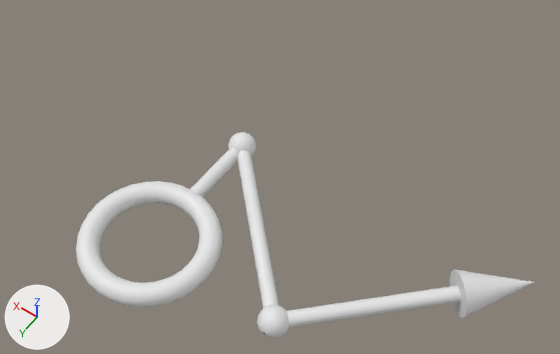
The OBJ model Assets/Modules/Azure/Assets/Arrows/Arrow-057.obj, before and after one commit.
Camera for both pictures: a camera (50 mm lens) standing at (-2.32, 1.79, 4.26) and looking at (-0.44, -0.85, 0.12). Every picture has the same lights, and +X, +Y and +Z are marked at lower left. Where no turn or scale is listed for an object, it has been applied to the vertices. Vertices at the same position are counted once.

In view in the first picture: 'Arrow-057'.
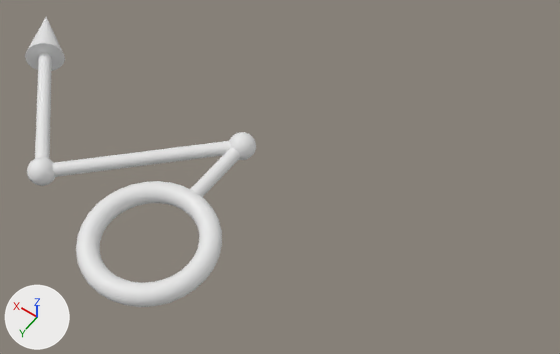
Edits to the scene script, one JSON object a line:
```json
{"block": "me_arrow_057", "where": "# used by ob_arrow_057; location = (0.0, 0.0, 0.0)"}
{"op": "remove", "block": "me_arrow_057", "code": "me_arrow_057.from_pydata(...)  # 3283 vertices, 3143 faces; spans x -2.18..0.47, y -1.18..0.47, z -0.15..0.15"}
{"op": "add", "block": "me_arrow_057", "code": "me_arrow_057.from_pydata(...)  # 3282 vertices, 3143 faces; spans x -0.47..2.18, y -1.18..0.47, z -0.15..0.15"}
{"block": "me_arrow_057", "change": "me_arrow_057 part 1: the loose piece of 64 vertices spanning x -2.04..-0.96, y -1.04..0.04, z -0.05..0.05 is turned 180 degrees about the y axis through the mesh origin"}
{"block": "me_arrow_057", "change": "me_arrow_057 part 2: the loose piece of 33 vertices spanning x -2.18..-1.72, y -1.18..-0.72, z -0.15..0.15 is turned -180 degrees about the y axis through the mesh origin"}
{"block": "me_arrow_057", "change": "me_arrow_057 part 3: a new loose piece of 1009 vertices spanning x 0.9..1.1, y -0.1..0.1, z -0.1..0.1"}
{"block": "me_arrow_057", "change": "me_arrow_057 part 4: the loose piece of 1010 vertices spanning x -1.1..-0.9, y -0.1..0.1, z -0.1..0.1 is deleted"}
{"block": "me_arrow_057", "change": "me_arrow_057 part 5"}
{"block": "me_arrow_057", "change": "62 vertices are removed from x -1.04..0.04, y -1.04..0.04, z -0.05..0.05"}
{"block": "me_arrow_057", "change": "106 faces are deleted"}
{"block": "me_arrow_057", "change": "4 vertices move within x -0.02..0.02, y -1.1..-0.9, z 0.0"}
{"block": "me_arrow_057", "change": "34 vertices are added at x -0.04..1.02, y -1.04..0.03, z -0.05..0.05"}
{"block": "me_arrow_057", "change": "28 new vertices lie (1.0, 1.0, 0.0) away from vertices in x -0.04..0.04, y -1.04..-0.96, z -0.05..0.05"}
{"block": "me_arrow_057", "change": "106 new faces join them"}
```

Location of each change, (x1, y1, x2, y2) in pixels of the pictures (560 x 354 px; the box of a moved part takes in the faces that stretch with it):
```json
{"object": "Arrow-057", "change": "reshaped", "before": [76, 132, 534, 338], "after": [25, 17, 256, 307], "on screen": "49% narrower, 41% taller"}
{"part": 1, "of": "me_arrow_057", "change": "moved or reshaped", "before": [287, 286, 461, 327], "after": [35, 53, 52, 159]}
{"part": 2, "of": "me_arrow_057", "change": "moved or reshaped", "before": [450, 269, 534, 318], "after": [25, 17, 65, 71]}
{"part": 3, "of": "me_arrow_057", "change": "added", "after": [27, 157, 55, 186]}
{"part": 4, "of": "me_arrow_057", "change": "deleted", "before": [257, 305, 289, 338]}
{"part": 5, "of": "me_arrow_057", "change": "moved or reshaped", "before": [238, 151, 279, 308], "after": [53, 141, 231, 177]}
```
